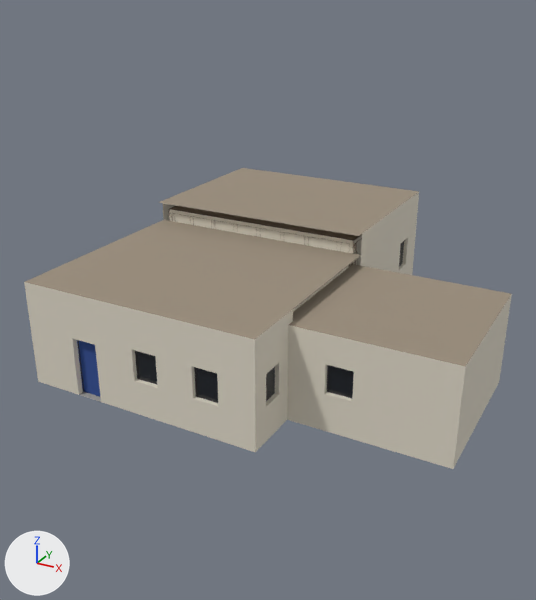
What one commit did to the glTF model game/assets/modelle/tischler_innen.glb.
The view is the same before and after, from a 50 mm lens placed at (13.4, -19.6, 12.8), pointed at (2.5, 0.3, 2.9). Lighting does not change. The marker at lower left points along +X, +Y and +Z. The first picture is the older version. Where no turn or scale is listed for an object, it has been applied to the vertices. Vertices at exactly the same position are counted once.

The first picture shows 'Decke_Lager', 'Decke_Saege', 'Decke_Werk', 'Holztuer', 'Raum_Lager', 'Raum_Saege', 'Raum_Werk' and 1 more.
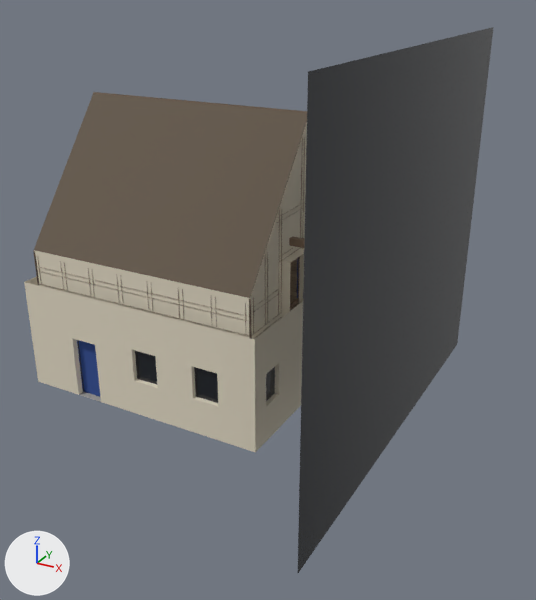
Where the change shows, as pixel boxes [x1, y1, x2, y2] in the pictures (536 x 600 px):
'Himmel_Lager', added (black): after [298, 27, 494, 573]
'Decke_Lager', reshaped: before [289, 264, 511, 367]; after [34, 92, 307, 298]
'Raum_Lager', reshaped: before [287, 294, 512, 469]; after [33, 123, 307, 339]
'Kranbalken', added (mostly hidden): after [289, 236, 305, 248]
part 1 of me_raum_lager, deleted: before [327, 365, 354, 398]
part 2 of me_raum_lager, reshaped: before [287, 294, 512, 469]; after [33, 123, 307, 339]
part 3 of me_decke_lager, added: after [34, 92, 307, 298]
part 4 of me_decke_lager, deleted: before [289, 264, 511, 367]
part 5 of me_raum_werk, cut back: before [279, 265, 349, 428]; after [279, 301, 303, 428]
part 6 of me_raum_werk, edited (looks the same): [24, 282, 280, 452] in both
part 7 of me_decke_werk, rebuilt (not visible afterwards): before [25, 220, 360, 339]
'Decke_Saege', unchanged, covered by the edit: before [158, 168, 419, 240]
'Raum_Saege', unchanged, covered by the edit: before [163, 192, 419, 275]

The change, as a diff of the scene's bpy script:
```diff
--- a/game/assets/modelle/tischler_innen.glb.py
+++ b/game/assets/modelle/tischler_innen.glb.py
@@ mat_fenster_001 @@
+mat_fenster_001 = principled_material('Fenster.001')
+mat_fenster_001.base_color = (0.00854, 0.0116, 0.0174)  # black #171c24
+mat_fenster_001.roughness = 0.2
@@ me_raum_lager @@
 # used by ob_raum_lager; location = (0.0, 0.0, 0.0)
-me_raum_lager.from_pydata(...)  # 831 vertices, 688 faces; spans x 4.0..9.6, y -1.8..3.8, z 0.0..3.3
+me_raum_lager.from_pydata(...)  # 953 vertices, 830 faces; spans x -4.3..4.3, y -3.52..3.52, z 3.4..9.23
+# me_raum_lager part 1: 125 loose pieces with 775 vertices, spanning x 4.28..9.32, y -1.65..3.65, z 0.0..3.0, are deleted
+# me_raum_lager part 2: 56 vertices removed from x 4.0..9.6, y -1.8..3.8, z 0.0..3.3; 953 vertices added at x -4.3..4.3, y -3.52..3.52, z 3.4..9.23
 me_raum_lager.materials.append(mat_fenster)
 me_raum_lager.materials.append(mat_farben)
+me_raum_lager.materials.append(mat_hausfarbe)
+me_raum_lager.materials.append(mat_eisen)
@@ me_decke_lager @@
 # used by ob_decke_lager; location = (0.0, 0.0, 0.0)
-me_decke_lager.from_pydata(...)  # 112 vertices, 66 faces; spans x 4.0..9.6, y -1.8..3.8, z 2.74..3.3
+me_decke_lager.from_pydata(...)  # 794 vertices, 466 faces; spans x -4.0..4.0, y -3.5..3.5, z 4.57..9.23
+# me_decke_lager part 3: 794 vertices added at x -4.0..4.0, y -3.5..3.5, z 4.57..9.23
+# me_decke_lager part 4: 112 vertices removed from x 4.0..9.6, y -1.8..3.8, z 2.74..3.3
 me_decke_lager.materials.append(mat_farben)
@@ me_raum_werk @@
 # used by ob_raum_werk; location = (0.0, 0.0, 0.0)
-me_raum_werk.from_pydata(...)  # 1436 vertices, 1186 faces; spans x -4.3..4.3, y -3.8..3.8, z -0.02..3.7
+me_raum_werk.from_pydata(...)  # 916 vertices, 910 faces; spans x -4.3..4.3, y -3.8..3.8, z -0.02..3.7
+# me_raum_werk part 5: 30 vertices removed from x 3.96..4.3, y -1.5..3.1, z 0.0..3.7; 2 vertices added at x 4.3, y 3.8, z 0.0..3.7
+# me_raum_werk part 6: 128 kept faces spanning x -4.3..4.3, y -3.8..3.8, z 0.0..3.7 get new vertex colours; the middle colour goes from pale yellow #dfd8c8 to pale yellow #e3dac5
+# other edits to the shape of me_raum_werk do not show in these pictures
 me_raum_werk.materials.append(mat_fenster)
@@ me_decke_werk @@
 # used by ob_decke_werk; location = (0.0, 0.0, 0.0)
-me_decke_werk.from_pydata(...)  # 164 vertices, 98 faces; spans x -4.3..4.3, y -3.8..3.8, z 3.14..3.7
+me_decke_werk.from_pydata(...)  # 414 vertices, 234 faces; spans x -4.0..4.0, y -3.5..3.5, z 3.14..3.45
+# me_decke_werk part 7: the loose piece of 4 vertices spanning x -4.3..4.3, y -3.8..3.8, z 3.7 is rebuilt with 10 vertices and now spans x -4.0..4.0, y -3.5..3.5, z 3.42
+# other edits to the shape of me_decke_werk do not show in these pictures
 me_decke_werk.materials.append(mat_farben)
@@ me_kranbalken @@
+me_kranbalken.from_pydata(...)  # 112 vertices, 176 faces; spans x 3.25..5.84, y -1.3..-0.92, z 1.95..5.82
+# faces by material slot: [48, 128]
+me_kranbalken.materials.append(mat_eisen)
+me_kranbalken.materials.append(mat_farben)
@@ me_himmel_lager @@
+me_himmel_lager.from_pydata([(7.3, -7.0, 11.23), (7.3, 7.0, 11.23), (7.3, 7.0, -0.55), (7.3, -7.0, -0.55)], [], [(0, 1, 2), (0, 2, 3)])
+me_himmel_lager.materials.append(mat_fenster_001)  # black #171c24
@@ ob_kranbalken @@
+ob_kranbalken = bpy.data.objects.new('Kranbalken', me_kranbalken)
+ob_kranbalken.location = (0.0, 0.0, 0.0)
@@ ob_himmel_lager @@
+ob_himmel_lager = bpy.data.objects.new('Himmel_Lager', me_himmel_lager)
+ob_himmel_lager.location = (0.0, 0.0, 0.0)
```
